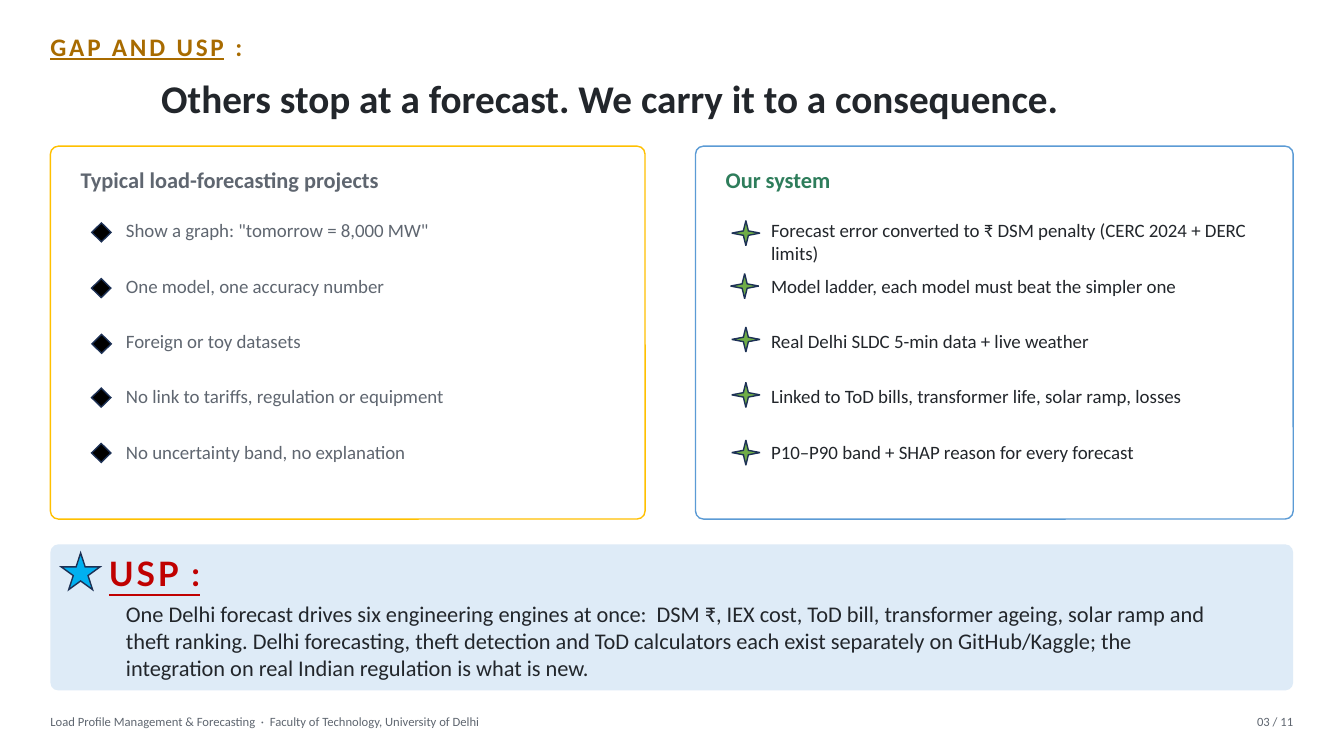
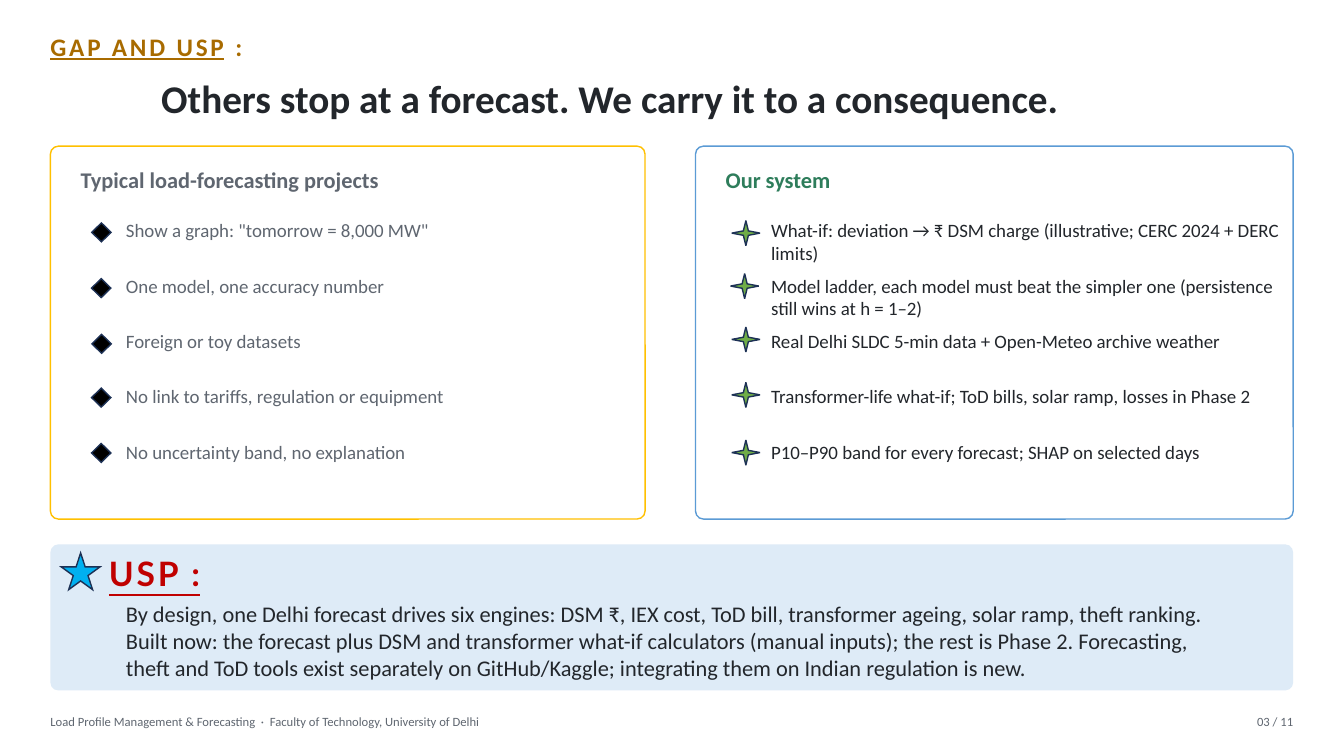
Before and after one commit to Vansh-lab/lpmf, a slide deck: slide 3 of docs/LPMF_Project_Presentation.pptx. Drawn at 1344x756 pixels with LibreOffice and Linux fonts; fonts in the diff are those of the drawing. Boxes give left, top, right and bottom in pixels: in the first picture for what was removed or moved away, otherwise in the second. Text is boxed around its words. In the diff, an @@ line names an element or a change of style, - is before the commit and + after.

```diff
--- a/docs/LPMF_Project_Presentation.pptx
+++ b/docs/LPMF_Project_Presentation.pptx
@@ text at (x1=771, y1=223, x2=1279, y2=263): text changed @@
-Forecast error converted to ₹ DSM penalty (CERC 2024 + DERC limits)
+What-if: deviation → ₹ DSM charge (illustrative; CERC 2024 + DERC limits)
@@ text at (x1=771, y1=279, x2=1273, y2=318): text changed @@
-Model ladder, each model must beat the simpler one
+Model ladder, each model must beat the simpler one (persistence still wins at h = 1–2)
@@ text at (x1=771, y1=335, x2=1220, y2=351): text changed @@
-Real Delhi SLDC 5-min data + live weather
+Real Delhi SLDC 5-min data + Open-Meteo archive weather
@@ text at (x1=771, y1=390, x2=1251, y2=406): text changed @@
-Linked to ToD bills, transformer life, solar ramp, losses
+Transformer-life what-if; ToD bills, solar ramp, losses in Phase 2
@@ text at (x1=771, y1=446, x2=1199, y2=462): text changed @@
-P10–P90 band + SHAP reason for every forecast
+P10–P90 band for every forecast; SHAP on selected days
@@ text at (x1=126, y1=606, x2=1201, y2=680): text changed @@
-One Delhi forecast drives six engineering engines at once: DSM ₹, IEX cost, ToD bill, transformer ageing, solar ramp and theft ranking. Delhi forecasting, theft detection and ToD calculators each exist separately on GitHub/Kaggle; the integration on real Indian regulation is what is new.
+By design, one Delhi forecast drives six engines: DSM ₹, IEX cost, ToD bill, transformer ageing, solar ramp, theft ranking. Built now: the forecast plus DSM and transformer what-if calculators (manual inputs); the rest is Phase 2. Forecasting, theft and ToD tools exist separately on GitHub/Kaggle; integrating them on Indian regulation is new.
```
Also in this commit, not shown: 7 other slides changed, 6 other files.
